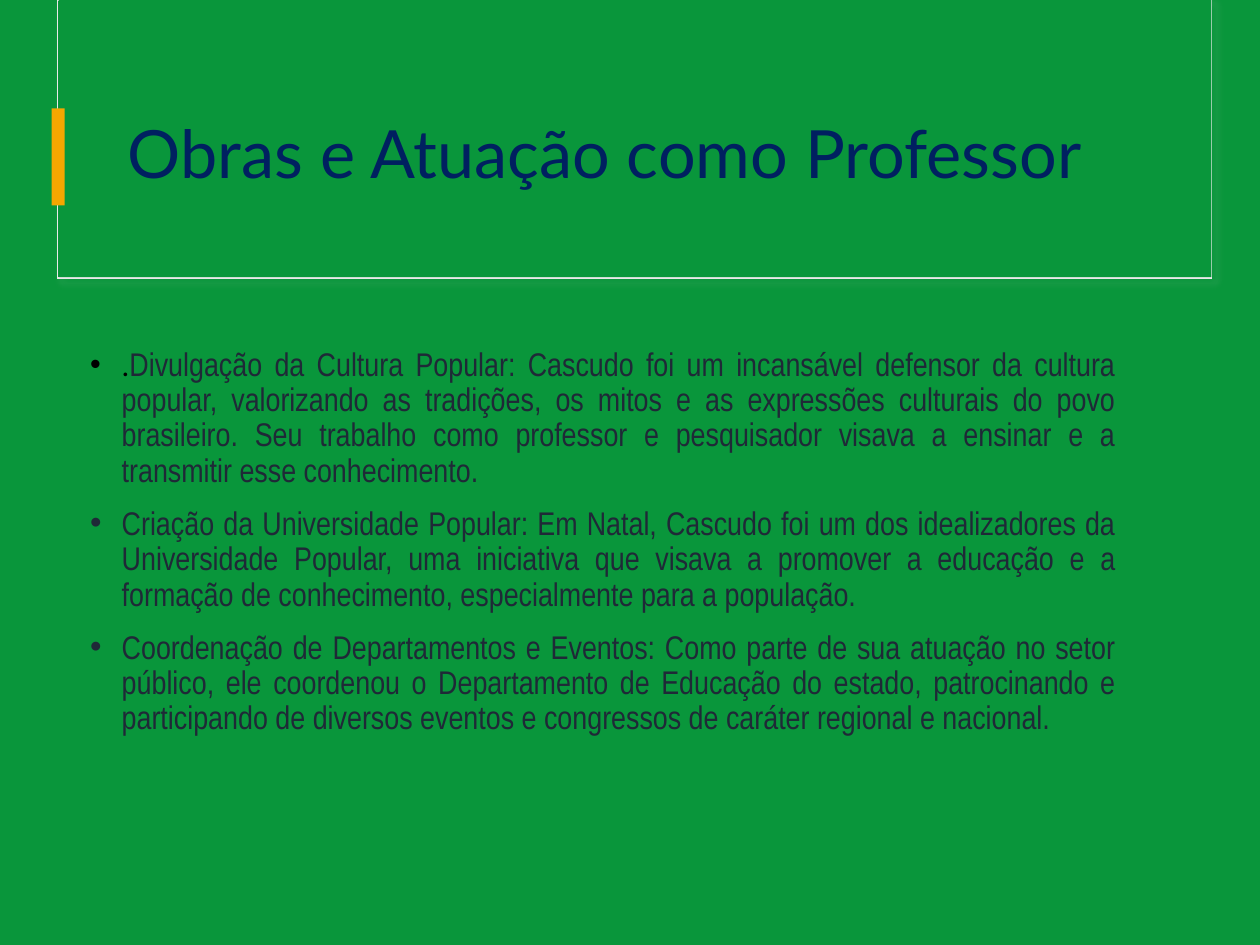
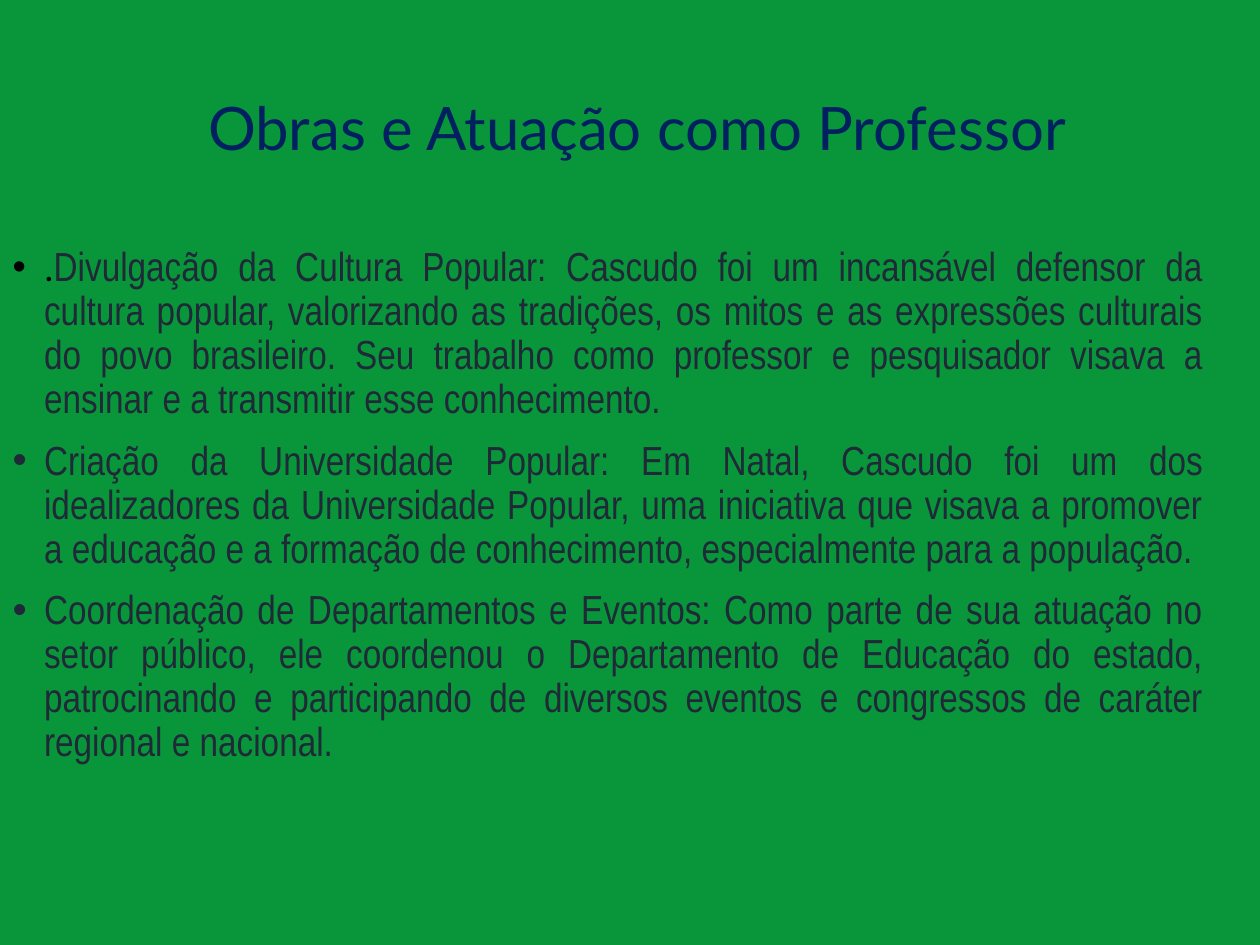
Before and after one commit to Rafael-Silva-Natal/IFRN_apresentacoes, a slide deck: slide 6 of Downloads/Seminario_Interativo_Cascudo.pptx. Drawn at 1260x945 pixels with LibreOffice and Linux fonts; fonts in the diff are those of the drawing. Boxes give left, top, right and bottom in pixels: in the first picture for what was removed or moved away, otherwise in the second. Text is boxed around its words. In the diff, an @@ line names an element or a change of style, - is before the commit and + after.

Commit message:
commit CascudoDownloads

```diff
--- a/Downloads/Seminario_Interativo_Cascudo.pptx
+++ b/Downloads/Seminario_Interativo_Cascudo.pptx
@@ rectangle removed at (x1=58, y1=0, x2=1212, y2=278) @@
@@ rectangle removed at (x1=59, y1=0, x2=1212, y2=277) @@
@@ rectangle removed at (x1=52, y1=108, x2=64, y2=205) @@
@@ title "Obras e Atuação como Professor" moved from (x1=128, y1=129, x2=1081, y2=190) to (x1=208, y1=106, x2=1066, y2=161) @@
@@ title "Obras e Atuação como Professor" at (x1=208, y1=106, x2=1066, y2=161): size 38 to 34.2 pt @@
@@ text ".Divulgação da Cultura Popular: Cascudo ..." moved from (x1=122, y1=352, x2=1115, y2=736) to (x1=44, y1=251, x2=1203, y2=764) @@
@@ text ".Divulgação da Cultura Popular: Cascudo ..." at (x1=44, y1=251, x2=1203, y2=764): size 17.5 to 21.7 pt in ".Divulgação"; size 18.8 to 23.2 pt @@
```
Also in this commit, not shown: 10 other slides changed, 1 slide added, 2 other files.
